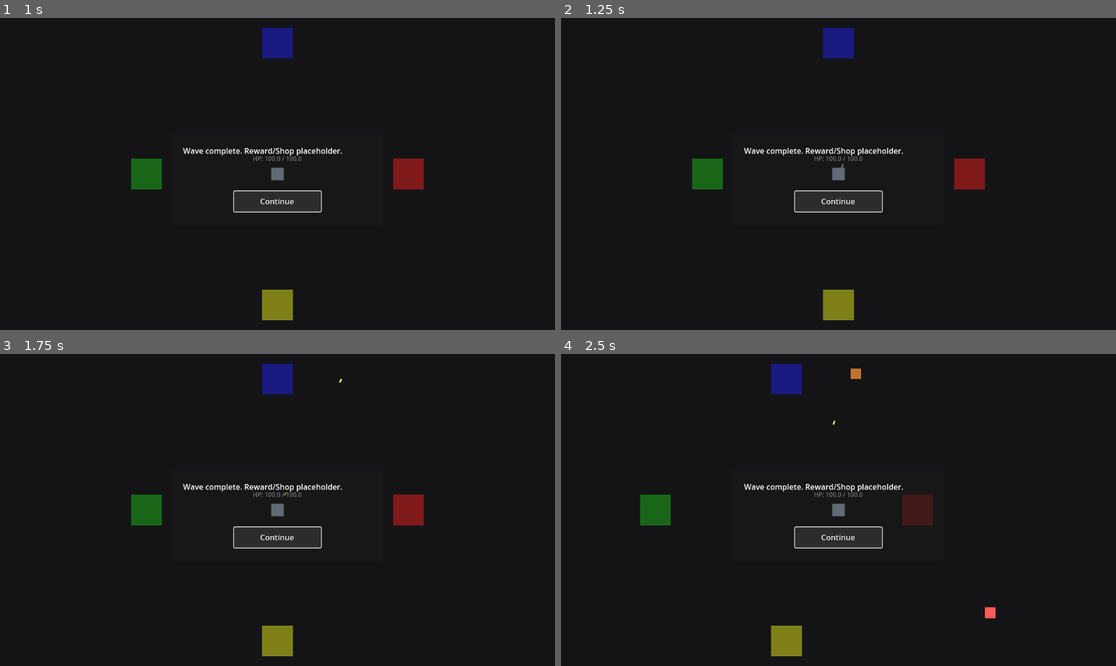
Above: before the commit, frames 1-4 (two rows, left to right).
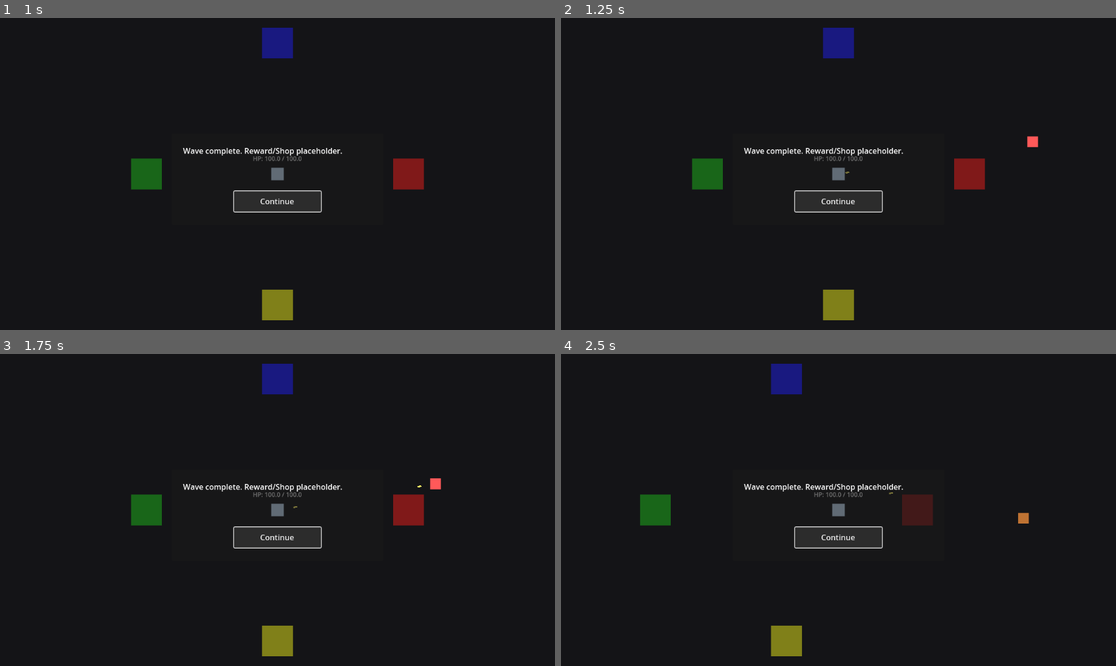
Above: after the commit, the same moments.

Repository: KevinRabbe/bullet-hell-roughe-lite
Game: Godot game, scene res://scenes/game/Main.tscn
Two runs of this game, one before a commit and one after it. Both use one fixed random seed, a clock stepped at 60 frames per second and the inputs below.
Inputs:
- Up to frame 1 (1 s): click "Continue" at 0.5 s
- Up to frame 2 (1.25 s): no input
- Up to frame 3 (1.75 s): click "Continue" at 1.25 s
- Up to frame 4 (2.5 s): tap Enter at 2 s; hold D (move_right) from 2.03 s (still down); tap R at 2.1 s

Frame 1 is identical in both runs. In frame 2, less than 0.1% of the frame differs, in the area x 50-86%, y 37-50%; in frame 3, less than 0.1%; in frame 4, 0.2%, in the area x 48-85%, y 4-85%.

Commit message:
Add seeded run RNG service and deterministic streams

Diff:
--- a/project.godot
+++ b/project.godot
@@ -18,6 +18,7 @@
 [autoload]
 
 DataRegistry="*res://scripts/autoload/data_registry.gd"
+RunRng="*res://scripts/autoload/run_rng.gd"
 
 [input]
 
--- /dev/null
+++ b/scenes/Main.tscn
@@ -0,0 +1,7 @@
+[gd_scene load_steps=2 format=3]
+
+[ext_resource type="PackedScene" path="res://scenes/game/Main.tscn" id="1"]
+
+[node name="Main" type="Node2D"]
+
+[node name="MainGame" parent="." instance=ExtResource("1")]
--- /dev/null
+++ b/scripts/autoload/run_rng.gd
@@ -0,0 +1,38 @@
+extends Node
+
+const DEBUG_FIXED_SEED: int = -1
+
+var run_seed: int = 0
+var stream_rngs: Dictionary = {}
+
+func _ready() -> void:
+	new_run()
+
+func set_seed(seed: int) -> void:
+	run_seed = seed
+	stream_rngs.clear()
+	print("RUN SEED: %d" % run_seed)
+
+func new_run(optional_seed: int = -1) -> int:
+	var next_seed: int = optional_seed
+	if next_seed < 0 and DEBUG_FIXED_SEED >= 0:
+		next_seed = DEBUG_FIXED_SEED
+	if next_seed < 0:
+		next_seed = int(Time.get_unix_time_from_system()) ^ (randi() & 0x7fffffff)
+	set_seed(next_seed)
+	return run_seed
+
+func get_rng(stream_name: String) -> RandomNumberGenerator:
+	if stream_rngs.has(stream_name):
+		return stream_rngs[stream_name] as RandomNumberGenerator
+	var rng: RandomNumberGenerator = RandomNumberGenerator.new()
+	rng.seed = _derive_stream_seed(stream_name)
+	stream_rngs[stream_name] = rng
+	return rng
+
+func current_seed() -> int:
+	return run_seed
+
+func _derive_stream_seed(stream_name: String) -> int:
+	var hash_value := int(hash(stream_name))
+	return (run_seed * 1103515245 + hash_value * 12345) & 0x7fffffff
--- a/scripts/game/main_game.gd
+++ b/scripts/game/main_game.gd
@@ -8,6 +8,7 @@
 
 func _ready() -> void:
 	process_mode = Node.PROCESS_MODE_ALWAYS
+	RunRng.new_run()
 	if player == null:
 		push_error("Main scene is missing a Player node.")
 		return
@@ -25,6 +26,7 @@
 
 	if waiting_for_restart and key_event.keycode == KEY_R:
 		print("Restarting current scene...")
+		RunRng.new_run()
 		get_tree().reload_current_scene()
 		return
 	if key_event.keycode == KEY_ESCAPE or key_event.keycode == KEY_P:
--- a/scripts/game/shop_controller.gd
+++ b/scripts/game/shop_controller.gd
@@ -15,6 +15,7 @@
 var reroll_button: Button
 var continue_button: Button
 var reroll_count: int = 0
+var rng: RandomNumberGenerator
 var offer_pool := [
 	{"type": "weapon", "id": "heavy_pistol", "label": "Heavy Pistol (Weapon)"},
 	{"type": "weapon", "id": "gunslinger_smg", "label": "SMG (Weapon)"},
@@ -26,6 +27,7 @@
 var active_offers: Array = []
 
 func _ready() -> void:
+	rng = RunRng.get_rng("shop")
 	if enemy_spawner_path != NodePath():
 		enemy_spawner = get_node_or_null(enemy_spawner_path)
 	if player_path != NodePath():
@@ -66,8 +68,6 @@
 func _roll_offers() -> void:
 	active_offers.clear()
 	var pool_copy: Array = offer_pool.duplicate(true)
-	var rng := RandomNumberGenerator.new()
-	rng.randomize()
 	for _idx in 4:
 		if pool_copy.is_empty():
 			break
--- a/scripts/items/reward_controller.gd
+++ b/scripts/items/reward_controller.gd
@@ -7,10 +7,10 @@
 
 var player: Node
 var portal_event_manager: Node
-var rng := RandomNumberGenerator.new()
+var rng: RandomNumberGenerator
 
 func _ready() -> void:
-	rng.randomize()
+	rng = RunRng.get_rng("rewards")
 	if player_path != NodePath():
 		player = get_node_or_null(player_path)
 	if portal_event_manager_path != NodePath():
--- a/scripts/portal/portal_event_manager.gd
+++ b/scripts/portal/portal_event_manager.gd
@@ -14,13 +14,13 @@
 var player: Node2D
 var enemy_spawner: Node
 var active_event_elites: Array[Node] = []
-var rng := RandomNumberGenerator.new()
+var rng: RandomNumberGenerator
 var flood_timer: Timer
 var flood_original_spawn_interval: float = 1.2
 var flood_original_max_alive: int = 25
 
 func _ready() -> void:
-	rng.randomize()
+	rng = RunRng.get_rng("portal")
 	if player_path != NodePath():
 		player = get_node_or_null(player_path)
 	if enemy_spawner_path != NodePath():
--- a/scripts/spawning/enemy_spawner.gd
+++ b/scripts/spawning/enemy_spawner.gd
@@ -11,7 +11,7 @@
 @export var min_spawn_interval_seconds: float = 0.7
 
 var target: Node2D
-var rng := RandomNumberGenerator.new()
+var rng: RandomNumberGenerator
 var spawn_timer: Timer
 var wave_elapsed_seconds: float = 0.0
 var countdown_print_accumulator: float = 0.0
@@ -22,7 +22,7 @@
 	if target_path != NodePath():
 		target = get_node_or_null(target_path)
 
-	rng.randomize()
+	rng = RunRng.get_rng("spawner")
 	spawn_timer = Timer.new()
 	spawn_timer.wait_time = spawn_interval_seconds
 	spawn_timer.one_shot = false
--- a/scripts/weapons/set_bonus_manager.gd
+++ b/scripts/weapons/set_bonus_manager.gd
@@ -5,10 +5,10 @@
 var weapon_loadout: Node
 var last_reported_bonuses: Dictionary = {}
 var shots_fired_since_execution: int = 0
-var rng := RandomNumberGenerator.new()
+var rng: RandomNumberGenerator
 
 func _ready() -> void:
-	rng.randomize()
+	rng = RunRng.get_rng("set_bonus")
 	if weapon_loadout_path != NodePath():
 		weapon_loadout = get_node_or_null(weapon_loadout_path)
 
